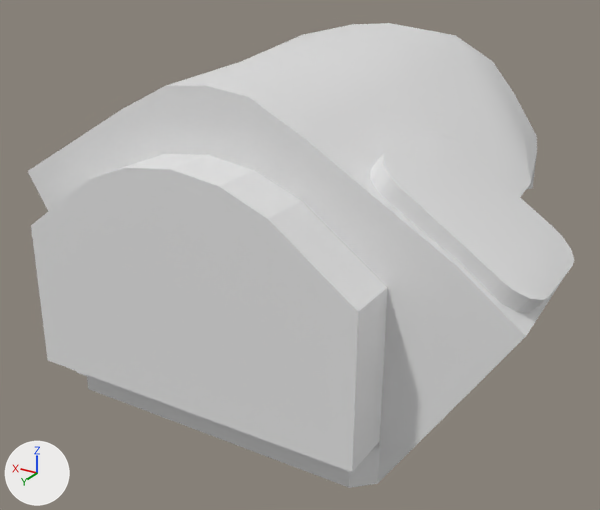
Two versions of the Blender file Models/Spaces/mk2CockpitStandard.blend, one commit apart.
Rendered twice from a 50 mm lens placed at (-1.45, 3.02, 1.24), pointed at (0.02, 0.57, 0.02). The axes (+X, +Y, +Z) are drawn at lower left. The lights are the same throughout. Materials are left out; every surface is plain grey.

The first picture shows 'cutout', 'replacement', 'shellCollider'.
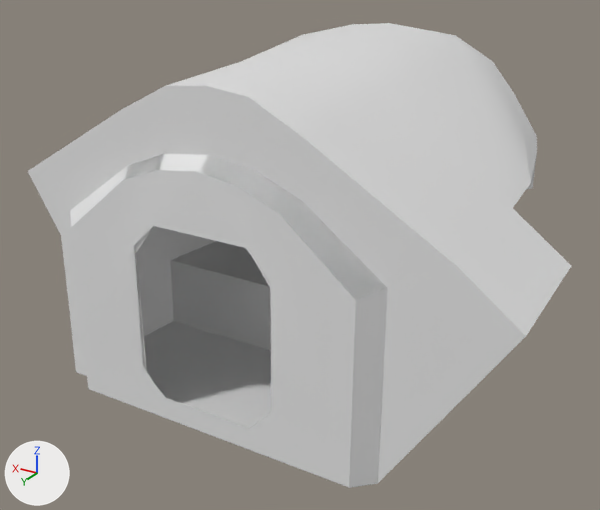
Where the change shows, as pixel boxes (x1, y1, x2, y2) in the pictures (600 x 510 px):
'cutout', hidden: before (31, 130, 574, 472)
'replacement', unchanged, uncovered by the edit: before (76, 371, 379, 487); after (71, 154, 388, 487)

The edits, one by one:
Object 'cutout' (ob_cutout) is now hidden.
